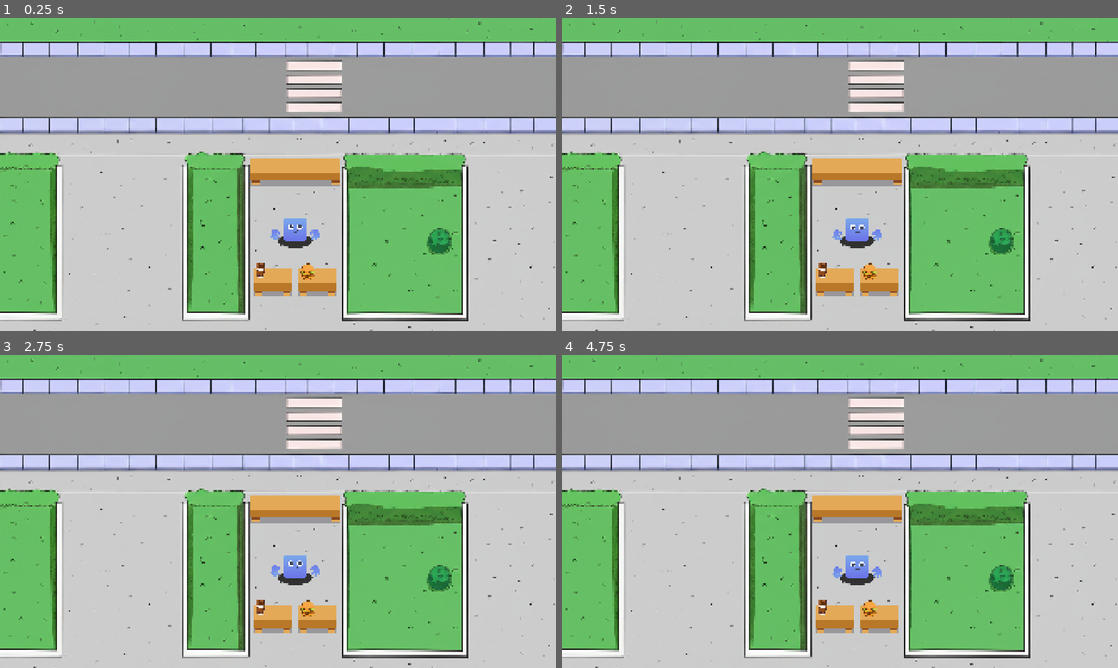
Above: before the commit, frames 1-4 (two rows, left to right).
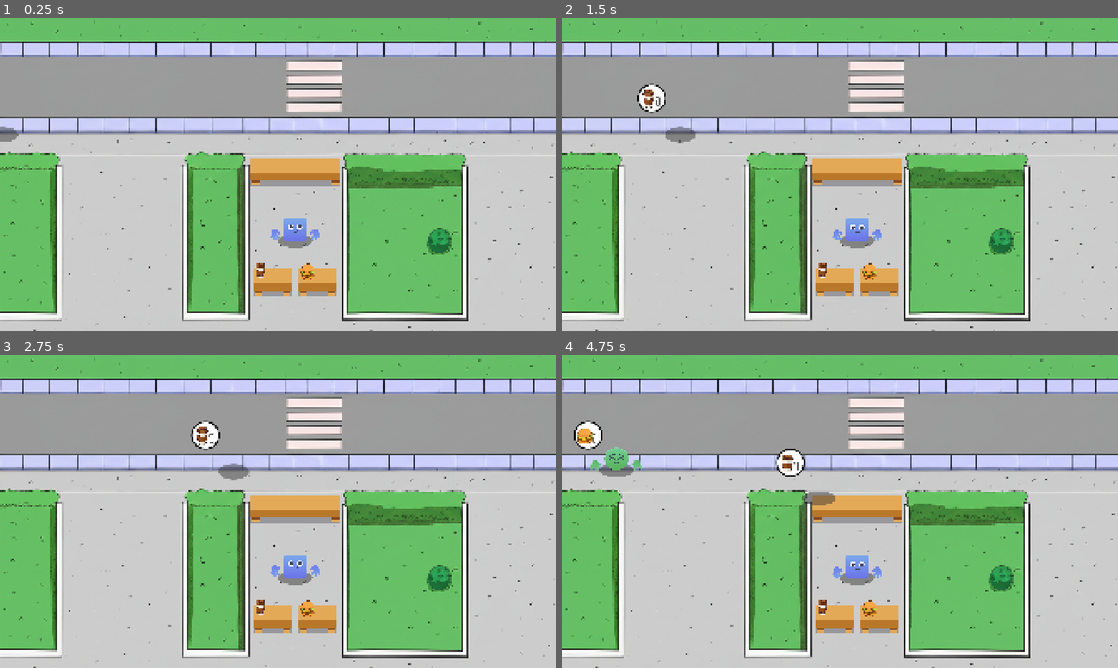
Above: after the commit, the same moments.

Repository: nzach123/idle_tycoon
Game: Godot game, scene res://scenes/game.tscn
The game is run twice, just before and just after one commit, with the same random seed, the same clock (stepped at 60 frames per second) and the same inputs.
Inputs:
- Up to frame 1 (0.25 s): no input
- Up to frame 2 (1.5 s): no input
- Up to frame 3 (2.75 s): no input
- Up to frame 4 (4.75 s): no input

The runs differ from the first frame. In frame 1, 0.3% of the frame differs, in the area x 0-57%, y 34-74%; in frame 2, 0.7%; in frame 3, 0.7%; in frame 4, 1.6%, in the area x 2-57%, y 20-74%.

Commit message:
0.0.4
Added dictionary to main counter to assign customers when space is available

Diff:
--- /dev/null
+++ b/data/item.gd
@@ -0,0 +1,30 @@
+extends Resource
+class_name Item
+
+
+enum ItemType{
+	Coffee,
+	Burger
+}
+
+@export var id: String
+@export var type: ItemType
+@export var sprite: Texture2D
+
+
+@export_group("Cook")
+@export var cook_time: float = 10.0
+@export var cook_time_reduce_perc:float = 0.50
+
+@export_group("Upgrade")
+@export var upgrade_cost: float = 3.0
+@export var upgrade_multi: float = 1.3
+
+@export_group("Profit")
+@export var profit: float = 4.0
+@export var profit_multi: float = 1.2
+
+@export_category("Levels")
+@export var max_level: int = 75
+
+var current_level: int = 0
--- /dev/null
+++ b/data/item_burger.tres
@@ -0,0 +1,18 @@
+[gd_resource type="Resource" script_class="Item" load_steps=3 format=3 uid="uid://bcsmlr83qs8os"]
+
+[ext_resource type="Script" uid="uid://bxryuueo0ljob" path="res://data/item.gd" id="1_72abt"]
+[ext_resource type="Texture2D" uid="uid://b6w1k6gkiut3m" path="res://assets/Sprites/UI/Burger.png" id="2_72abt"]
+
+[resource]
+script = ExtResource("1_72abt")
+id = "Burger"
+type = 1
+sprite = ExtResource("2_72abt")
+cook_time = 10.0
+cook_time_reduce_perc = 0.8
+upgrade_cost = 4.0
+upgrade_multi = 1.4
+profit = 4.0
+profit_multi = 1.2
+max_level = 75
+metadata/_custom_type_script = "uid://bxryuueo0ljob"
--- /dev/null
+++ b/data/item_coffee.tres
@@ -0,0 +1,18 @@
+[gd_resource type="Resource" script_class="Item" load_steps=3 format=3 uid="uid://demoglsjwbw2s"]
+
+[ext_resource type="Script" uid="uid://bxryuueo0ljob" path="res://data/item.gd" id="1_qtu6f"]
+[ext_resource type="Texture2D" uid="uid://ce1qhqk7bve3n" path="res://assets/Sprites/UI/Coffee.png" id="2_23krl"]
+
+[resource]
+script = ExtResource("1_qtu6f")
+id = "Coffee"
+type = 0
+sprite = ExtResource("2_23krl")
+cook_time = 8.0
+cook_time_reduce_perc = 0.7
+upgrade_cost = 3.0
+upgrade_multi = 1.3
+profit = 4.0
+profit_multi = 1.2
+max_level = 75
+metadata/_custom_type_script = "uid://bxryuueo0ljob"
--- a/project.godot
+++ b/project.godot
@@ -11,10 +11,14 @@
 [application]
 
 config/name="Idle_tycoon"
-config/version="0.0.3"
+config/version="0.0.4"
 run/main_scene="uid://cxycy5bsaucpx"
 config/features=PackedStringArray("4.4", "GL Compatibility")
 config/icon="res://icon.svg"
+
+[autoload]
+
+GameManager="*res://scripts/autoloads/game_manager.gd"
 
 [display]
 
--- a/scenes/cashier/cashier.tscn
+++ b/scenes/cashier/cashier.tscn
@@ -142,6 +142,7 @@
 [node name="Visuals" type="Node2D" parent="."]
 
 [node name="Shadow" type="Sprite2D" parent="Visuals"]
+modulate = Color(1, 1, 1, 0.470588)
 position = Vector2(0, 41)
 texture = ExtResource("1_ks7a0")
 
--- a/scenes/game.tscn
+++ b/scenes/game.tscn
@@ -6,6 +6,15 @@
 [ext_resource type="Texture2D" uid="uid://ce1qhqk7bve3n" path="res://assets/Sprites/UI/Coffee.png" id="4_p57ef"]
 [ext_resource type="Texture2D" uid="uid://b6w1k6gkiut3m" path="res://assets/Sprites/UI/Burger.png" id="5_u5sy4"]
 [ext_resource type="PackedScene" uid="uid://cw2b4anapsrgm" path="res://scenes/cashier/cashier.tscn" id="6_gee14"]
+[ext_resource type="Script" uid="uid://bwmtt1nbr4g2p" path="res://scripts/customer_manager.gd" id="7_u5sy4"]
+[ext_resource type="Script" uid="uid://dr5soit0qj4x6" path="res://data/customer_data.gd" id="8_trtic"]
+[ext_resource type="Resource" uid="uid://yxl1fvllluuq" path="res://data/customer_green.tres" id="9_ir15t"]
+[ext_resource type="Resource" uid="uid://drcn032m7h0yj" path="res://data/customer_pink.tres" id="10_ca42v"]
+[ext_resource type="Resource" uid="uid://d0mlhrm3vw8c" path="res://data/customer_purple.tres" id="11_rysoc"]
+[ext_resource type="Resource" uid="uid://d3yo1kcn3wl6c" path="res://data/customer_red.tres" id="12_ssvqc"]
+[ext_resource type="Resource" uid="uid://ch3uhd1n84mp2" path="res://data/customer_yellow.tres" id="13_264po"]
+[ext_resource type="PackedScene" uid="uid://c6cwh8d5a148y" path="res://scenes/customer/customer.tscn" id="14_1kice"]
+[ext_resource type="Script" uid="uid://blnpngl0rq8ys" path="res://scripts/counter_manager.gd" id="15_ir15t"]
 
 [node name="Game" type="Node2D"]
 
@@ -41,3 +50,38 @@
 
 [node name="Cashier" parent="." instance=ExtResource("6_gee14")]
 position = Vector2(1019, 727)
+
+[node name="CustomerManager" type="Node" parent="." node_paths=PackedStringArray("spawn_positions")]
+script = ExtResource("7_u5sy4")
+spawn_positions = [NodePath("TopSpawnPos"), NodePath("BottomSpawnPos")]
+customer_sprites = Array[ExtResource("8_trtic")]([ExtResource("9_ir15t"), ExtResource("10_ca42v"), ExtResource("11_rysoc"), ExtResource("12_ssvqc"), ExtResource("13_264po")])
+customer_scene = ExtResource("14_1kice")
+
+[node name="SpawnTimer" type="Timer" parent="CustomerManager"]
+wait_time = 4.0
+autostart = true
+
+[node name="TopSpawnPos" type="Marker2D" parent="CustomerManager"]
+position = Vector2(-52, 85)
+
+[node name="BottomSpawnPos" type="Marker2D" parent="CustomerManager"]
+position = Vector2(-72, 357)
+
+[node name="CounterManager" type="Node" parent="." node_paths=PackedStringArray("counter_positions")]
+unique_name_in_owner = true
+script = ExtResource("15_ir15t")
+counter_positions = [NodePath("Pos_0"), NodePath("Pos_1"), NodePath("Pos_2"), NodePath("Pos_3")]
+
+[node name="Pos_0" type="Marker2D" parent="CounterManager"]
+position = Vector2(886, 452)
+
+[node name="Pos_1" type="Marker2D" parent="CounterManager"]
+position = Vector2(964, 452)
+
+[node name="Pos_2" type="Marker2D" parent="CounterManager"]
+position = Vector2(1063, 452)
+
+[node name="Pos_3" type="Marker2D" parent="CounterManager"]
+position = Vector2(1153, 452)
+
+[connection signal="timeout" from="CustomerManager/SpawnTimer" to="CustomerManager" method="_on_spawn_timer_timeout"]
--- /dev/null
+++ b/scripts/autoloads/game_manager.gd
@@ -0,0 +1,9 @@
+extends Node
+
+
+const ITEM_BURGER = preload("res://data/item_burger.tres")
+const ITEM_COFFEE = preload("res://data/item_coffee.tres")
+
+func get_random_item() -> Item:
+	var items: Array = [ITEM_BURGER, ITEM_COFFEE]
+	return items.pick_random()
--- /dev/null
+++ b/scripts/counter_manager.gd
@@ -0,0 +1,30 @@
+extends Node
+class_name CounterManager
+
+@export var counter_positions: Array[Marker2D]
+
+
+
+var counter: Dictionary[int, Customer] = {
+	0: null,
+	1: null,
+	2: null,
+	3: null
+
+}
+
+func get_free_index() -> int:
+	for key in counter:
+		if counter[key] == null:
+			return key
+	return -1
+
+
+func assign_customer(customer: Customer) -> void:
+	var index: int = get_free_index()
+	if index == -1:
+		return
+
+	counter[index] = customer
+	var free_counter_pos: Vector2 = counter_positions[index].position
+	customer.counter_pos = free_counter_pos
--- a/scripts/customer.gd
+++ b/scripts/customer.gd
@@ -5,10 +5,45 @@
 @onready var face: Sprite2D = %Face
 @onready var hand_left: Sprite2D = %HandLeft
 @onready var hand_right: Sprite2D = %HandRight
+@onready var anim_player: AnimationPlayer = $AnimationPlayer
 
+@onready var item_box: Control = $ItemBox
+@onready var item_image: TextureRect = %ItemImage
+@onready var item_label: Label = %ItemLabel
+
+
+var request_item: Item
+var request_quantity: int
+var current_order_status: int
+
+var counter_pos: Vector2
+
+func init_customer(item: Item, quanity: int) -> void:
+	request_item = item
+	request_quantity = quanity
+	current_order_status = quanity
+	show_order_ui() # Testing
+
+
+func move_to_counter() -> void:
+	play_move_anim()
+	var tween: Tween = create_tween()
+	tween.tween_property(self, "position", Vector2(counter_pos.x, position.y), 3.0)
+	tween.tween_interval(0.2)
+	tween.tween_property(self, "position", counter_pos, 1.0)
+	tween.tween_interval(0.5)
+	tween.finished.connect(func(): anim_player.play("idle"))
 
 func set_sprites(data: CustomerData)-> void:
 	body.texture = data.body
 	face.texture = data.face
 	hand_left.texture = data.hand
 	hand_right.texture = data.hand
+
+func play_move_anim() -> void:
+	anim_player.play("move")
+
+func show_order_ui() -> void:
+	item_box.show()
+	item_image.texture = request_item.sprite
+	item_label.text = str(request_quantity)
--- /dev/null
+++ b/scripts/customer_manager.gd
@@ -0,0 +1,45 @@
+extends Node
+class_name CustomerManager
+
+
+
+@export var spawn_positions: Array[Marker2D]
+@export var customer_sprites: Array[CustomerData]
+@export var customer_scene: PackedScene
+
+@onready var counter_manager: CounterManager = %CounterManager
+
+
+func _ready() -> void:
+	spawn_customer()
+
+func spawn_customer() -> void:
+	var customer: Customer = customer_scene.instantiate()
+	add_child(customer)
+
+	#Get random sprites
+	var sprite_data: CustomerData = customer_sprites.pick_random()
+	customer.set_sprites(sprite_data)
+	print()
+	#Get random item and quantity
+	var random_quantity: int = randi_range(1,3)
+	var random_item: Item = GameManager.get_random_item()
+	customer.init_customer(random_item, random_quantity)
+
+	if counter_manager.get_free_index() != -1:
+		customer.position = spawn_positions[1].position
+		counter_manager.assign_customer(customer)
+		customer.move_to_counter()
+	else:
+		#Get random spawn pos
+		var random_start_pos: Marker2D = spawn_positions.pick_random()
+		customer.position = random_start_pos.position
+		customer.play_move_anim()
+
+		var tween: Tween = create_tween()
+		tween.tween_property(customer, "position", customer.position + Vector2.RIGHT * 2080, 5.0)
+		tween.finished.connect(func(): customer.queue_free())
+
+
+func _on_spawn_timer_timeout() -> void:
+	spawn_customer()
Not shown, added: data/item.gd.uid
Not shown: 1 places in scenes/game.tscn that only renumber resources
Not shown, added: scripts/autoloads/game_manager.gd.uid
Not shown, added: scripts/counter_manager.gd.uid
Not shown, added: scripts/customer_manager.gd.uid
